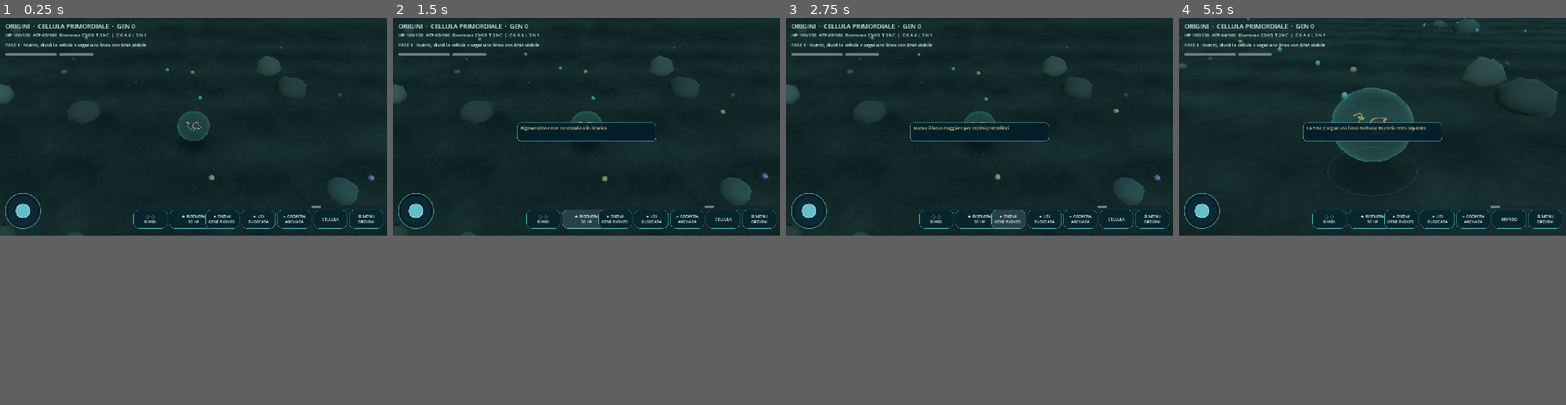
Above: before the commit, frames 1-4 (left to right).
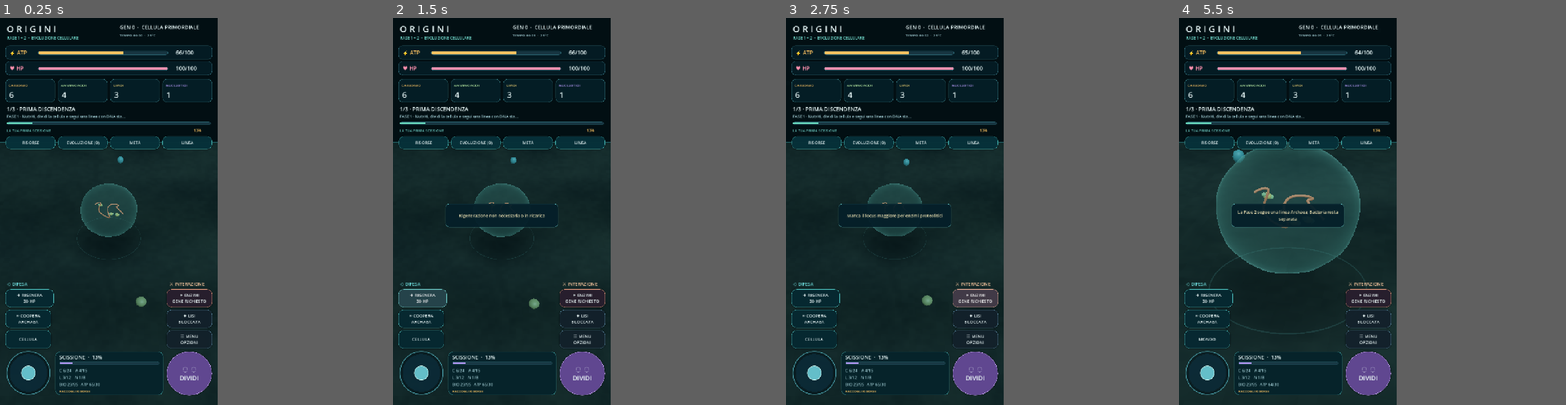
Above: after the commit, the same moments.

Repository: scorbetta17-gif/Origini
Game: Godot game, scene res://scenes/Main.tscn
The game is run twice, just before and just after one commit, with the same random seed, the same clock (stepped at 60 frames per second) and the same inputs.
Inputs (mouse positions are in pixels of both pictures, inside the frame that each line leads up to):
- Up to frame 1 (0.25 s): no input
- Up to frame 2 (1.5 s): click "◌ ◌ DIVIDI" at 0.5 s; click "✚ RIGENERA 30 HP" at 1.25 s
- Up to frame 3 (2.75 s): click "✦ ENZIMI GENE RICHIESTO" at 2 s
- Up to frame 4 (5.5 s): click "✷ LISI BLOCCATA" at 2.75 s; click "∞ COOPERA ARCHAEA" at 3.5 s; click "CELLULA" at 4.25 s; move the mouse to (1457, 114) at 5.02 s; hold D from 5.03 s (still down); click (1457, 114) at 5.17 s
In our replay, the window is 800x450 before the commit and 450x800 after it. These sizes can differ from the game's own. Grey fills any space a smaller window leaves; there, only what the larger window draws over its background counts as a difference.

The runs differ from the first frame. In frame 1, 14% of the frame differs, in the area x 0-99%, y 0-98%; in frame 2, 15%; in frame 3, 14%; in frame 4, 25%.

Commit message:
Make Android game portrait-first at 720×1280, matching original web-mobile screenshots

Diff:
--- a/project.godot
+++ b/project.godot
@@ -7,10 +7,11 @@
 config/description="Dalla protocellula al consorzio Bacteria-Archaea: mutazioni ereditarie, selezione, scissione e cooperazione metabolica"
 
 [display]
-window/size/viewport_width=1280
-window/size/viewport_height=720
+window/size/viewport_width=720
+window/size/viewport_height=1280
 window/stretch/mode="canvas_items"
-window/handheld/orientation=0
+window/stretch/aspect="expand"
+window/handheld/orientation=1
 
 [rendering]
 renderer/rendering_method="mobile"
